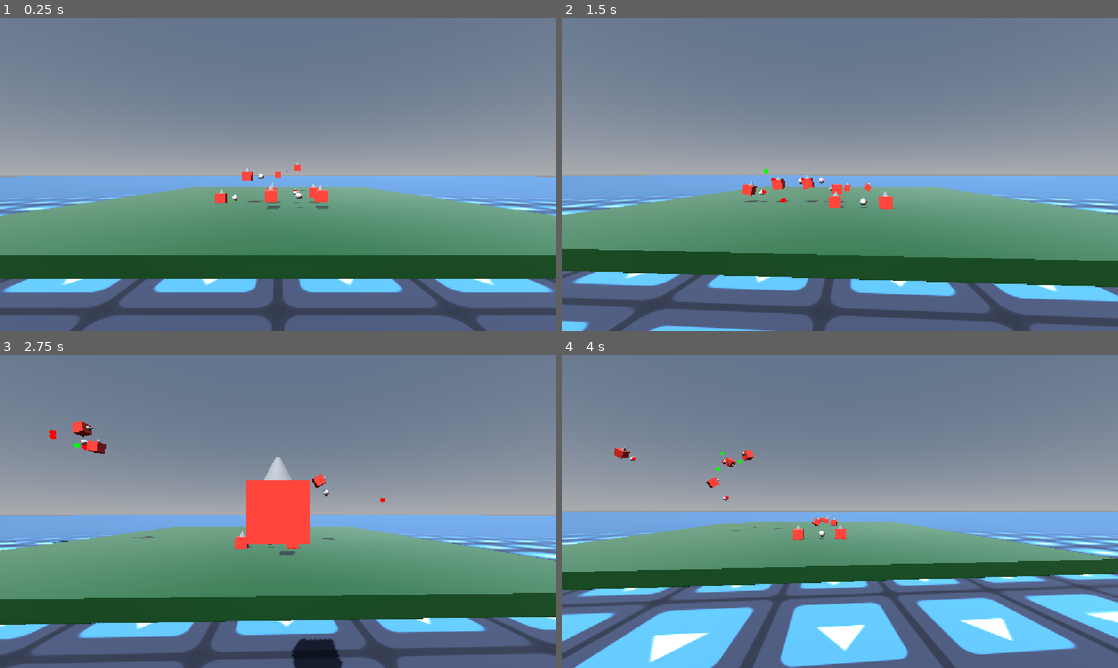
Above: before the commit, frames 1-4 (two rows, left to right).
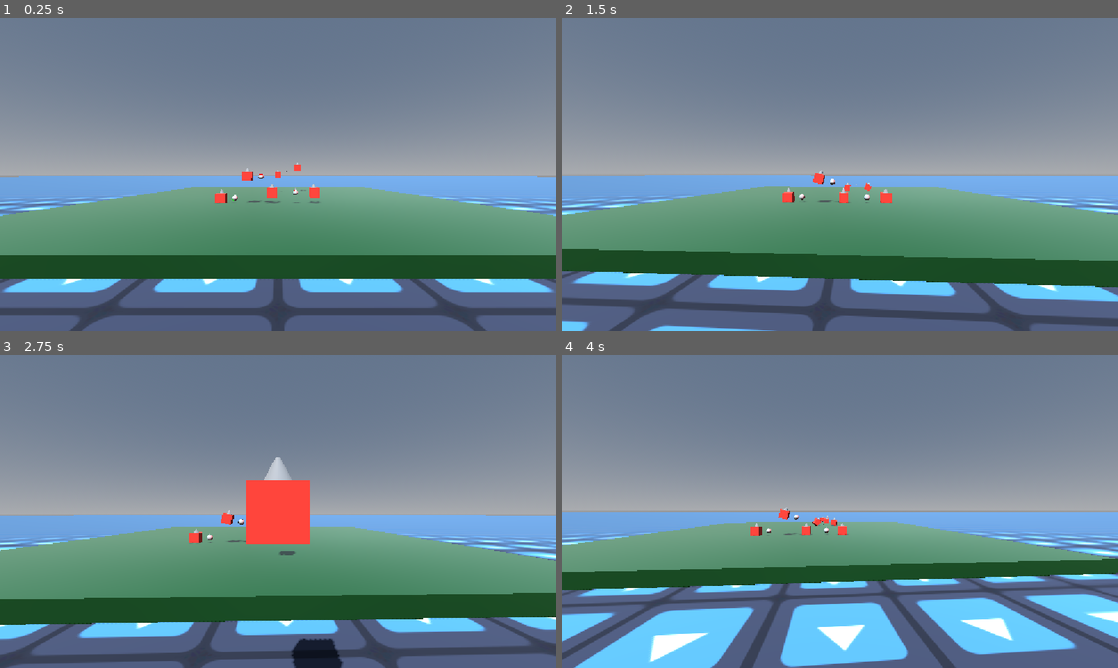
Above: after the commit, the same moments.

Repository: Deojee/new-betterer-hinges
Game: Godot game, scene res://scenes/world.tscn
Two runs of this game, one before a commit and one after it. Both use one fixed random seed, a clock stepped at 60 frames per second and the inputs below. The engine's default icon, where the game draws it, is replaced by a stand-in: a white triangle on a blue panel in a dark square.
Inputs (mouse positions are in pixels of both pictures, inside the frame that each line leads up to):
- Up to frame 1 (0.25 s): no input
- Up to frame 2 (1.5 s): move the mouse to (867, 174) at 0.52 s; hold Up (ui_up) from 0.53 s (still down); tap A (a) at 0.6 s; tap D (d) at 0.8, 1.35 s; move the mouse to (812, 174) at 1.27 s
- Up to frame 3 (2.75 s): keep holding Up (ui_up); tap E (e) at 1.55 s; move the mouse to (289, 505) at 2.02 s; hold E (e) from 2.03 s (still down); tap Q (q) at 2.3 s
- Up to frame 4 (4 s): keep holding Up (ui_up); move the mouse to (834, 517) at 2.77 s; release E (e) at 2.78 s; tap Q (q) at 2.85 s; tap S (s) at 3.05, 3.6 s; move the mouse to (878, 514) at 3.52 s; hold T (t) from 3.53 s (still down)

The runs differ from the first frame. In frame 1, 0.2% of the frame differs, in the area x 42-60%, y 49-62%; in frame 2, 0.8%, in the area x 32-60%, y 48-62%; in frame 3, 0.8%; in frame 4, 0.6%.

Commit message:
Revert "did terrible things"
This reverts commit 359c8bbefff3d9a03c78e1fa53bb5016ecb0b770.

Diff:
--- a/scenes/world.tscn
+++ b/scenes/world.tscn
@@ -520,19 +520,6 @@
 [node name="box" parent="otherBoxes" unique_id=1023913780 instance=ExtResource("2_aqk2v")]
 transform = Transform3D(1, 0, 0, 0, 1, 0, 0, 0, 1, -3.7912197, 2.7443676, 30.752987)
 
-[node name="double pin" type="Node3D" parent="otherBoxes" unique_id=1800463343]
-
-[node name="box5" parent="otherBoxes/double pin" unique_id=232950494 instance=ExtResource("2_aqk2v")]
-transform = Transform3D(1, 0, 0, 0, 1, 0, 0, 0, 1, 0.62390995, 2.7443676, 27.37781)
-
-[node name="newPinJoint" parent="otherBoxes/double pin/box5" unique_id=668528597 node_paths=PackedStringArray("nodeA", "nodeB") instance=ExtResource("7_i7141")]
-transform = Transform3D(1, 0, 0, 0, 1, 0, 0, 0, 1, -2.4513226, 0, 0)
-nodeA = NodePath("..")
-nodeB = NodePath("../../box6")
-
-[node name="box6" parent="otherBoxes/double pin" unique_id=1030056606 instance=ExtResource("2_aqk2v")]
-transform = Transform3D(1, 0, 0, 0, 1, 0, 0, 0, 1, -3.7912197, 2.7443676, 27.37781)
-
 [node name="real pin boxes" type="Node3D" parent="otherBoxes" unique_id=700570119]
 
 [node name="box" parent="otherBoxes/real pin boxes" unique_id=1708299768 instance=ExtResource("2_aqk2v")]
--- a/scripts/PinJointPlus.gd
+++ b/scripts/PinJointPlus.gd
@@ -188,8 +188,6 @@
 
 var aVel : Vector3
 var bVel : Vector3
-var aAng : Vector3
-var bAng : Vector3
 
 func showMiddle(del):
 
@@ -205,33 +203,13 @@
 	if Input.is_action_pressed("q"):
 		return
 
-	nodeA.linear_velocity -= aVel
-	nodeA.angular_velocity -= aAng
-	nodeB.linear_velocity -= bVel
-	nodeB.angular_velocity -= bAng
+
 
 	var aTarget = -(objectAPoint.origin - middle.origin) * TPS
 	var bTarget = -(objectBPoint.origin - middle.origin) * TPS
 
-
-	#aVel = aTarget * getAPortion(del) - bTarget * getBPortion(del)
-	#bVel = -aTarget * getAPortion(del) + bTarget * getBPortion(del)
-	aVel = aTarget * getAPortion(del)
-	bVel = bTarget * getBPortion(del)
-
-	aAng = getTorqueFromPos(nodeA,objectAPoint.origin,aVel) * 0.25
-	aAng += getTorqueFromPos(nodeA,objectAPoint.origin,-bVel) * 0.25
-
-	bAng = getTorqueFromPos(nodeB,objectAPoint.origin,bVel) * 0.25
-	bAng += getTorqueFromPos(nodeB,objectAPoint.origin,-aVel) * 0.25
-
-	aVel -= bTarget * getBPortion(del)
-	bVel -= aTarget * getAPortion(del)
-
-	nodeA.linear_velocity += aVel
-	nodeA.angular_velocity += aAng
-	nodeB.linear_velocity += bVel
-	nodeB.angular_velocity += bAng
+	apply_force_from_pos(nodeA,objectAPoint.origin,aTarget * getAPortion(del))
+	apply_force_from_pos(nodeB,objectBPoint.origin,bTarget * getBPortion(del))
 
 	#apply_force_from_pos(nodeB,objectAPoint.origin,-aTarget * getAPortion(del))
 	#apply_force_from_pos(nodeA,objectBPoint.origin,-bTarget * getBPortion(del))
@@ -267,9 +245,3 @@
 	if body is RigidBody3D:
 		bodyCenterOfMass = body.global_transform * body.center_of_mass
 	body.angular_velocity += (globForcePos - bodyCenterOfMass).cross(globForce);
-
-func getTorqueFromPos(body : PhysicsBody3D, globForcePos,globForce):
-	var bodyCenterOfMass = body.global_position
-	if body is RigidBody3D:
-		bodyCenterOfMass = body.global_transform * body.center_of_mass
-	return (globForcePos - bodyCenterOfMass).cross(globForce);
